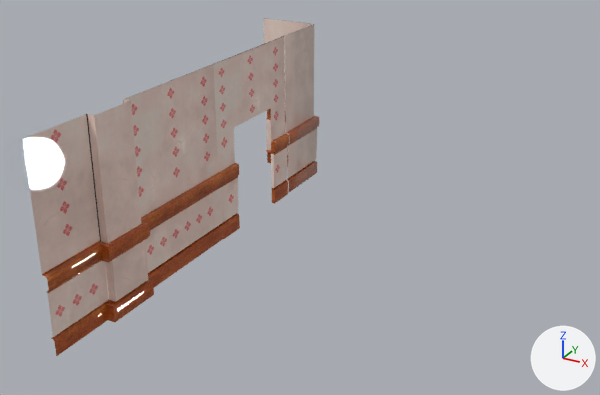
The FBX model TesisDV/Assets/Models/Models/House/Interiors/interiorWalls.fbx: old version first, new version second.
The view is the same before and after, from a 50 mm lens placed at (6.8, 0.8, 14.6), pointed at (-6.8, 25.6, 2.2). Lighting does not change. The marker at lower right points along +X, +Y and +Z. Where no turn or scale is listed for an object, it has been applied to the vertices.

The first picture shows 'InteriorWall_column', 'InteriorWall_corner', 'InteriorWall_normal', 'InteriorWall_single', 'Interior_wall_doorEntrance'.
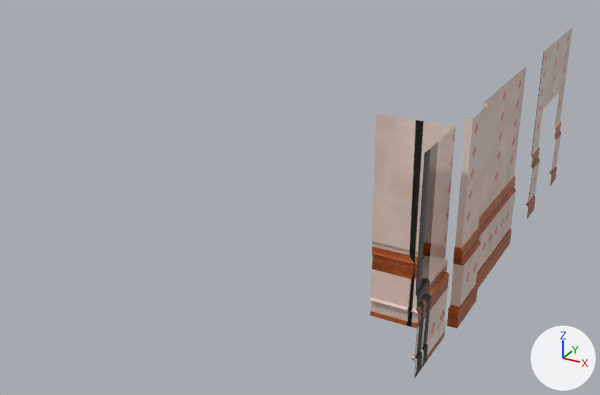
What differs and where, as boxes [x1, y1, x2, y2] in the pictures (600 x 395 px):
'InteriorWall_corner', reshaped, moved (53% wider, 52% taller): before [263, 18, 319, 192]; after [370, 114, 456, 379]
'InteriorWall_normal', reshaped, moved: before [123, 64, 224, 288]; after [476, 67, 526, 290]
'InteriorWall_single', deleted: before [23, 114, 108, 356]
'InteriorWall_column', deleted: before [86, 99, 154, 322]
'Interior_wall_doorEntrance', deleted: before [213, 36, 289, 239]
'InteriorWall_pillar', added: after [447, 103, 490, 328]
'InteriorWall_entrance', added: after [525, 28, 572, 219]

The change in detail:
me_mesh_002 is used by ob_interiorwall_corner; location (-10.06, 32.61, 3.53).
me_mesh_002 had 45 vertices, 28 faces and spanned x -2.5..0.27, y -2.5..0.27, z -3.49..3.48.
me_mesh_002 now has 60 vertices, 42 faces and spans x -2.5..0.07, y 0.02..2.58, z 0.02..7.02.
me_mesh_002 part 2: the whole mesh is rebuilt.
me_mesh is used by ob_interiorwall_normal; location (-10.06, 22.48, 3.53).
me_mesh had 30 vertices, 14 faces and spanned x 0.07..0.27, y -2.5..2.5, z -3.49..3.48.
me_mesh now has 30 vertices, 14 faces and spans x -0.06..0.07, y 0.02..5.02, z 0.02..7.02.
me_mesh part 1: 30 of 30 vertices moved; they spanned x 0.07..0.27, y -2.5..2.5, z -3.49..3.48 and now span x -0.06..0.07, y 0.02..5.02, z 0.02..7.02; mean shift (-0.18, 2.52, 3.54); largest move (0.24, 2.5, -1.2) -> (-0.03, 5.02, 2.36).
Mesh me_mesh_002_1 is new.
It has 89 vertices, 67 faces and spans x -0.07..0.27, y 3.21..5.18, z 0.02..7.02.
It uses material mat_material__20 (picture img_interiorwalls_atlas_defaultmaterial_albedo_png).
Mesh me_mesh_003_1 is new.
It has 64 vertices, 31 faces and spans x -0.06..0.07, y -5.0..0.0, z 0.02..7.02.
It uses material mat_material__20 (picture img_interiorwalls_atlas_defaultmaterial_albedo_png).
Object 'InteriorWall_column' (ob_interiorwall_column) is deleted.
Object 'InteriorWall_corner' (ob_interiorwall_corner) moves from (-10.06, 32.61, 3.53) to (0.0, 20.0, 0.0).
Object 'InteriorWall_single' (ob_interiorwall_single) is deleted.
Object 'Interior_wall_doorEntrance' (ob_interior_wall_doorentrance) is deleted.
Object 'InteriorWall_normal' (ob_interiorwall_normal) moves from (-10.06, 22.48, 3.53) to (0.0, 25.0, 0.0).
Object 'InteriorWall_pillar' (ob_interiorwall_pillar) is new; it shows me_mesh_002_1.
Its location is (0.0, 20.0, 0.0).
Object 'InteriorWall_entrance' (ob_interiorwall_entrance) is new; it shows me_mesh_003_1.
Its location is (0.0, 37.46, 0.0).
